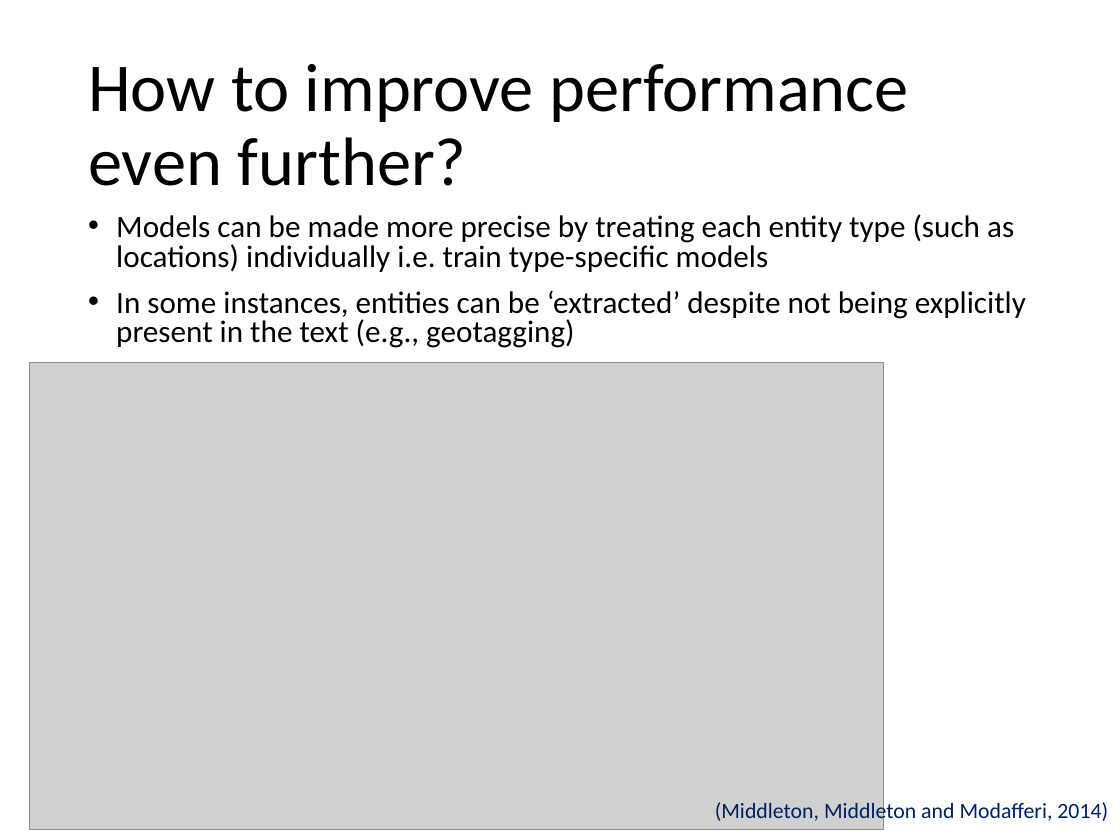
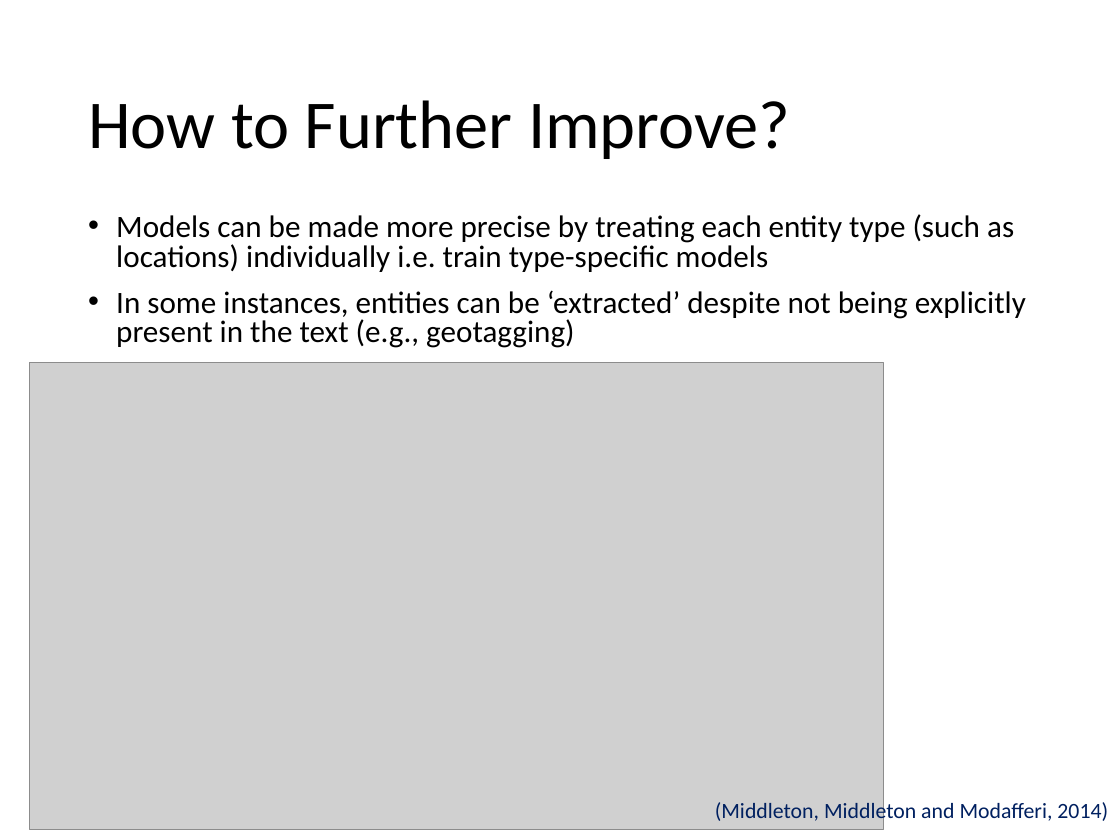
Before and after one commit to evhart/smasac-tutorial, a slide deck: slide 29 of slides/pptx/3-entity-extraction.pptx (slide 28 before the commit). Drawn at 1120x840 pixels with LibreOffice and Linux fonts; fonts in the diff are those of the drawing; grey boxes stand for pictures. Boxes give left, top, right and bottom in pixels: in the first picture for what was removed or moved away, otherwise in the second. Text is boxed around its words. In the diff, an @@ line names an element or a change of style, - is before the commit and + after.

```diff
--- a/slides/pptx/3-entity-extraction.pptx
+++ b/slides/pptx/3-entity-extraction.pptx
@@ title at (88, 100, 790, 159): text changed @@
-How to improve performance even further?
+How to Further Improve?
```
Also in this commit, not shown: 16 other slides changed, 2 slides added, 1 other file.
